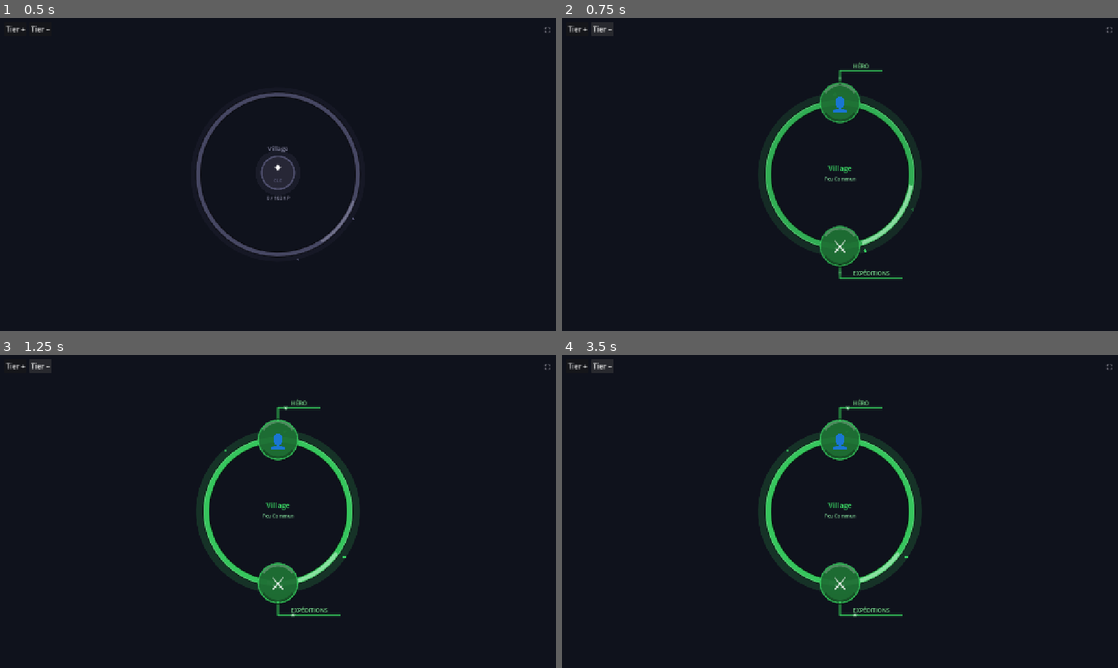
Above: before the commit, frames 1-4 (two rows, left to right).
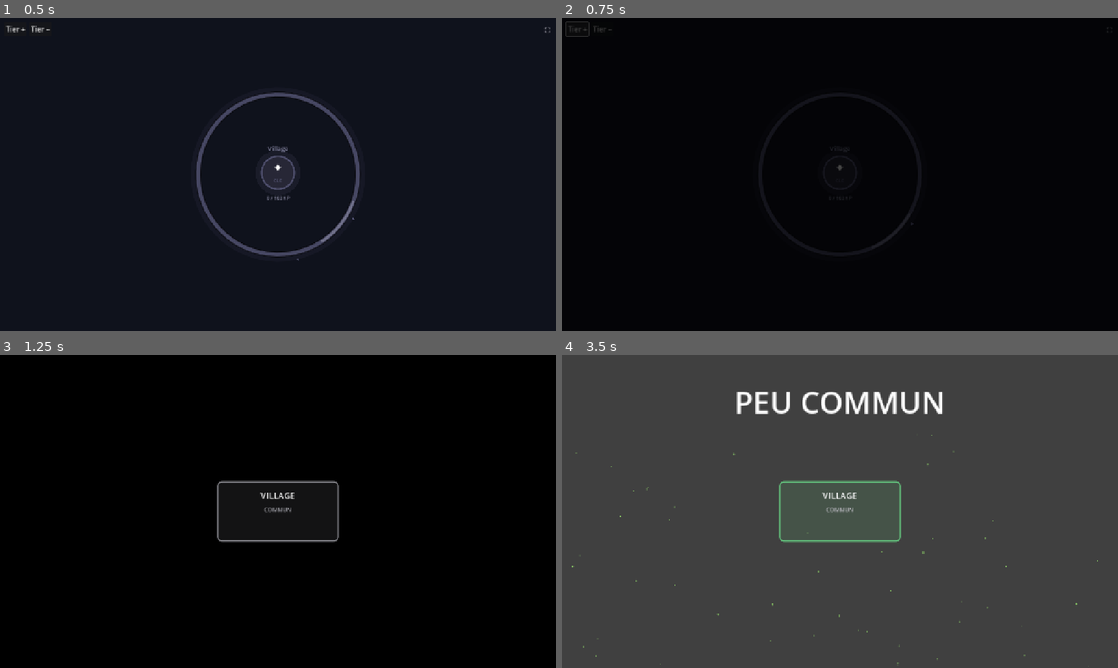
Above: after the commit, the same moments.

Repository: Rhend/Reliquary
Game: Godot game, scene res://scenes/village/village.tscn
Same seed, same stepped clock (60 frames per second), same inputs: the game is played once before the commit and once after it.
Inputs (mouse positions are in pixels of both pictures, inside the frame that each line leads up to):
- Up to frame 1 (0.5 s): no input
- Up to frame 2 (0.75 s): click "Tier +" at 0.5 s
- Up to frame 3 (1.25 s): no input
- Up to frame 4 (3.5 s): click (600, 367) at 1.25 s, where only the run before the commit has a clickable "Tier −"; click (1106, 367) at 2 s, where only the run before the commit has a clickable "⛶"; click (578, 367) at 2.75 s, where only the run before the commit has a clickable "Tier +"

Frame 1 is identical in both runs. In frame 2, 4.4% of the frame differs, in the area x 0-99%, y 1-84%; in frame 3, 96%; in frame 4, 100%, in the area x 0-100%, y 0-100%.

Commit message:
debug(impl/05): boutons tier +/- déclenchent le rituel d'ascension
Co-Authored-By: Claude Sonnet 4.6 <noreply@anthropic.com>

Diff:
--- a/scenes/village/Village.gd
+++ b/scenes/village/Village.gd
@@ -1171,7 +1171,7 @@
 		hero["current_tier"] = tier + 1
 		hero["current_xp"]   = 0.0
 		SaveManager.save()
-		get_tree().reload_current_scene()
+		_launch_evolution_ritual("village", "hero", "Village", tier, tier + 1)
 
 # Décrémente le tier du héro, réinitialise son XP et recharge la scène.
 func _debug_tier_down() -> void:
@@ -1181,7 +1181,7 @@
 		hero["current_tier"] = tier - 1
 		hero["current_xp"]   = 0.0
 		SaveManager.save()
-		get_tree().reload_current_scene()
+		_launch_evolution_ritual("village", "hero", "Village", tier, tier - 1)
 
 # ─── Clicker (tier 0) ─────────────────────────────────────────
 # Ajoute XP_PER_CLICK XP au héro et évolue automatiquement si le seuil est atteint.
